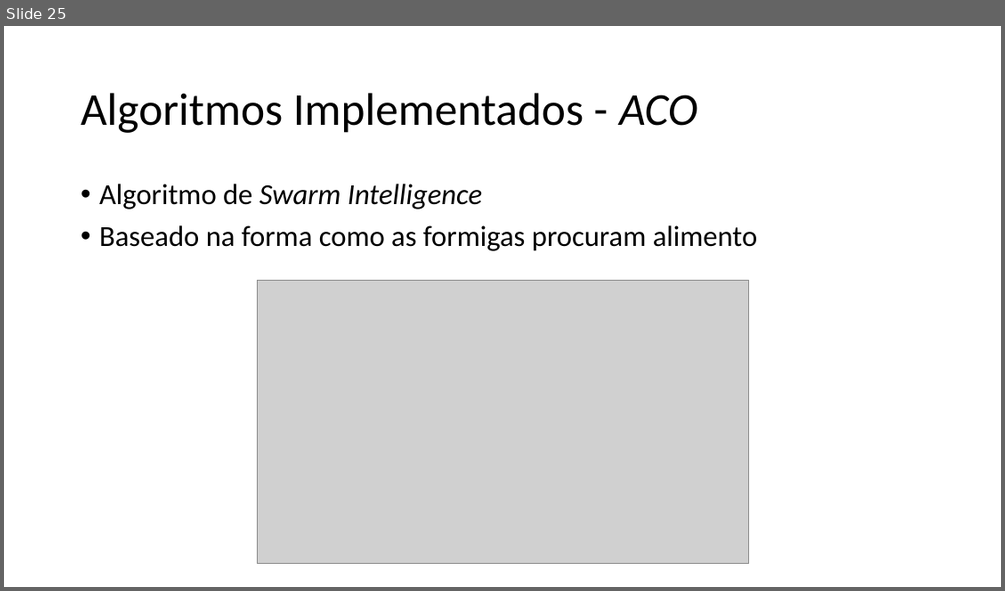
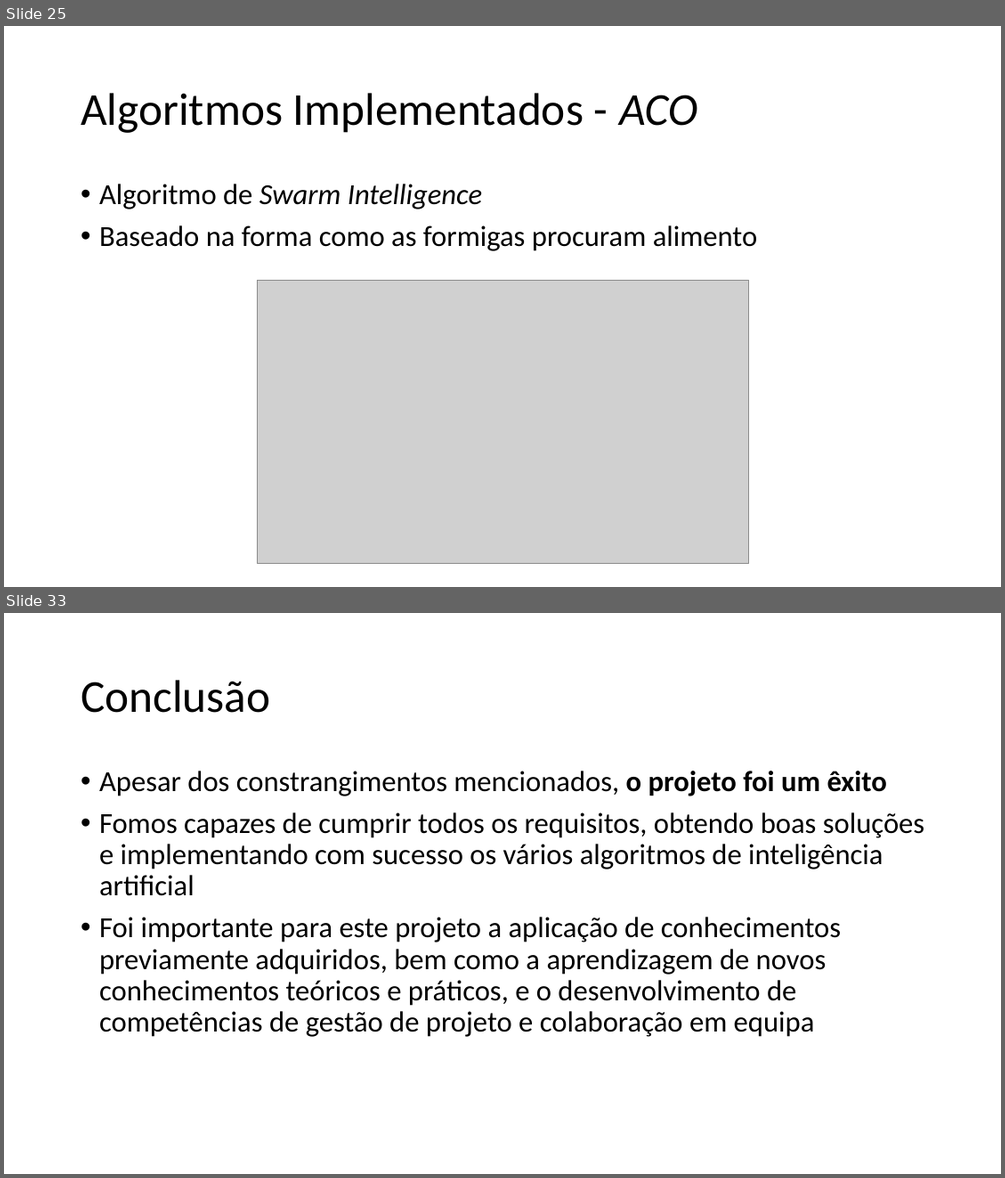
Before and after one commit to xQsme/RLP_Qt, a slide deck: powerpoint_defesa.pptx. Shown one above the other, each under a label of ours: slide 25 before the commit, slides 25 and 33 after it; the slides between them are not shown. The pictures are 1005x591 and 1005x1178 pixels, drawn with LibreOffice and Linux fonts; fonts in the diff are those of the drawing; grey boxes stand for pictures. Boxes give left, top, right and bottom in pixels: in the first picture for what was removed or moved away, otherwise in the second. Text is boxed around its words. In the diff, an @@ line names an element or a change of style, - is before the commit and + after.

```diff
--- a/powerpoint_defesa.pptx
+++ b/powerpoint_defesa.pptx
@@ slide 33 added at box(4, 613, 1001, 1174), background #FFFFFF @@
@@ title added at box(81, 680, 270, 713), 44 pt, text #000000 @@
+Conclusão
@@ text added at box(99, 771, 924, 1037), 28 pt, text #000000 @@
+• Apesar dos constrangimentos mencionados, o projeto foi um êxito
+• Fomos capazes de cumprir todos os requisitos, obtendo boas soluções e implementando com sucesso os vários algoritmos de inteligência artificial
+• Foi importante para este projeto a aplicação de conhecimentos previamente adquiridos, bem como a aprendizagem de novos conhecimentos teóricos e práticos, e o desenvolvimento de competências de gestão de projeto e colaboração em equipa
```
Also in this commit, not shown: 2 slides changed, 9 other slides added, 2 slides removed.
